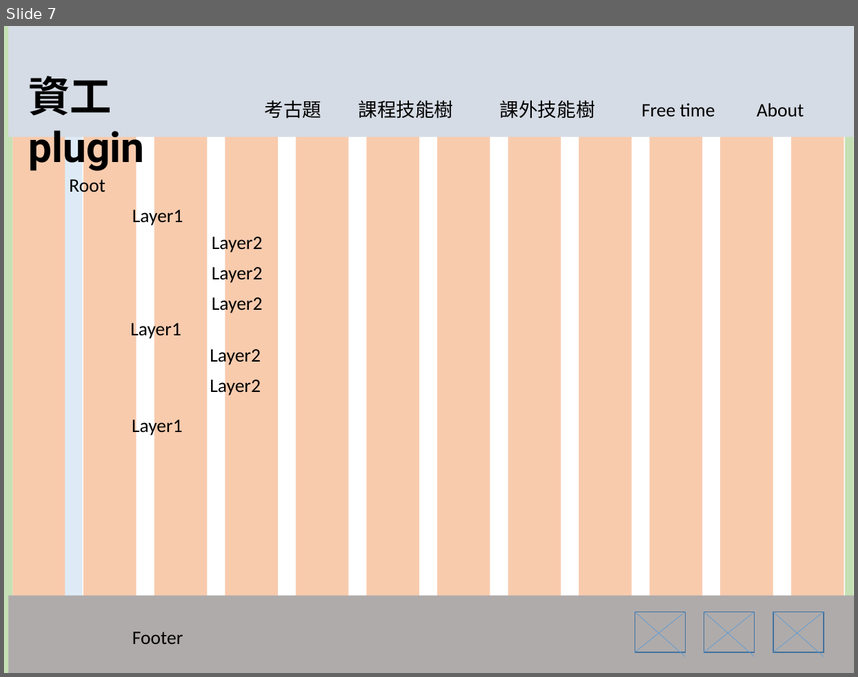
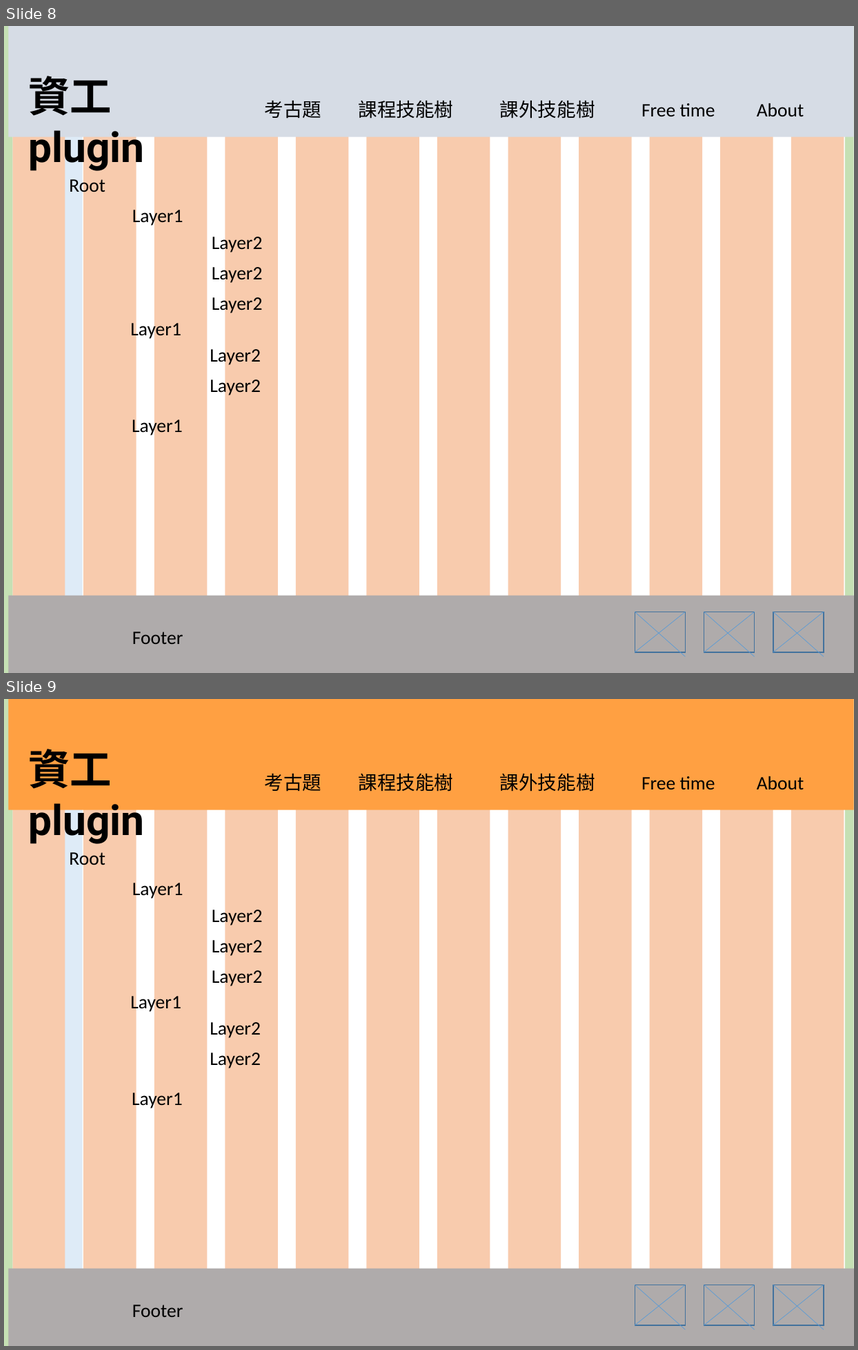
Before and after one commit to sean60706/web_teamwork, a slide deck: 線框圖/框線圖_考古題+技能樹.pptx. Shown one above the other, each under a label of ours: slide 7 before the commit, slides 8 and 9 after it. The pictures are 858x677 and 858x1350 pixels, drawn with LibreOffice and Linux fonts; fonts in the diff are those of the drawing. Boxes give left, top, right and bottom in pixels: in the first picture for what was removed or moved away, otherwise in the second. Text is boxed around its words. In the diff, an @@ line names an element or a change of style, - is before the commit and + after.

```diff
--- a/線框圖/框線圖_考古題+技能樹.pptx
+++ b/線框圖/框線圖_考古題+技能樹.pptx
@@ slide 9 added at (4, 699, 854, 1346), background #FFFFFF @@
@@ rectangle added at (8, 699, 853, 810), fill #FFA042 @@
@@ group added at (4, 699, 854, 1346): 15 rectangles @@
@@ text added at (28, 749, 145, 845), 44 pt, text #000000, bold @@
+資工plugin
@@ text added at (265, 774, 322, 791), 20 pt, text #000000 @@
+考古題
@@ text added at (358, 774, 453, 791), 20 pt, text #000000 @@
+課程技能樹
@@ text added at (500, 774, 595, 791), 20 pt, text #000000 @@
+課外技能樹
@@ text added at (642, 776, 715, 789), 20 pt, text #000000 @@
+Free time
@@ text added at (757, 776, 804, 790), 20 pt, text #000000 @@
+About
@@ text added at (69, 849, 105, 869), 20 pt, text #000000 @@
+Root
@@ text added at (132, 880, 183, 900), 20 pt, text #000000 @@
+Layer1
@@ text added at (212, 906, 263, 927), 20 pt, text #000000 @@
+Layer2
@@ text added at (212, 936, 263, 957), 20 pt, text #000000 @@
+Layer2
@@ text added at (212, 967, 263, 987), 20 pt, text #000000 @@
+Layer2
@@ text added at (130, 992, 181, 1013), 20 pt, text #000000 @@
+Layer1
@@ text added at (210, 1018, 261, 1039), 20 pt, text #000000 @@
+Layer2
@@ text added at (210, 1049, 261, 1070), 20 pt, text #000000 @@
+Layer2
@@ text added at (132, 1090, 183, 1110), 20 pt, text #000000 @@
+Layer1
@@ rectangle added at (8, 1268, 854, 1346), fill #AFABAB @@
@@ group added at (635, 1284, 824, 1329): 6 lines, 3 rectangles @@
@@ text added at (132, 1304, 183, 1317), 20 pt, text #000000 @@
+Footer
@@ what was slide 7 is now slide 8 @@
```
Also in this commit, not shown: 2 slides changed, 4 other slides added.
